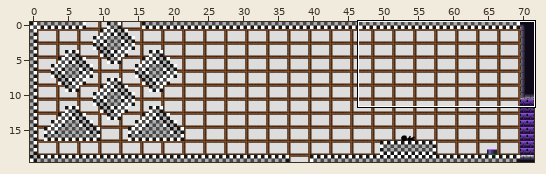
Two versions of a level (Tiled map, Assets/maps/HubRooms/2 - Lower Class Rooms/Great Hall.tmx). Above: a wide view before the commit, with the close-up outlined.
Close-up. The starting point:
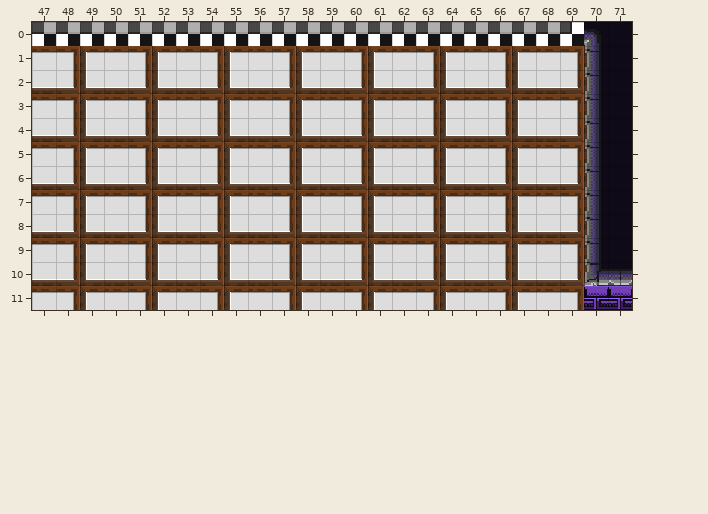
Cells are 16x16 px. Shown: x 47..71, y 0..11. The commit also changed other parts of the map, which this record leaves out.
The result:
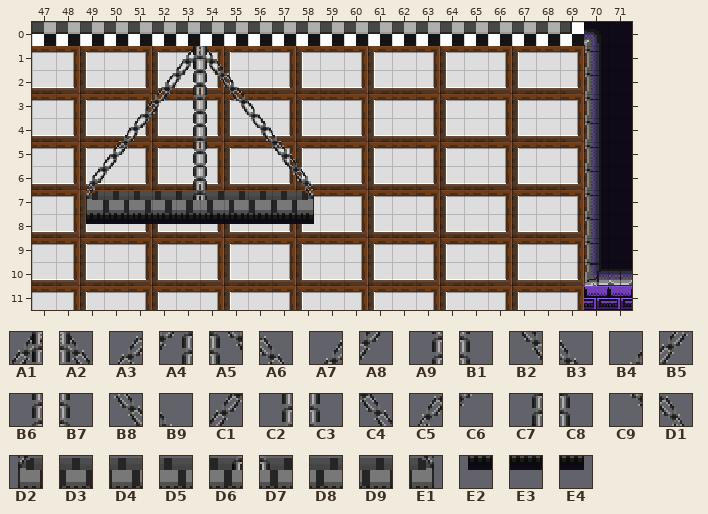
Key: from "LargeChandelier": A1 6, A2 7, A3 19, A4 20, A5 21, A6 22, A7 32, A8 33, A9 34, B1 35, B2 36, B3 37, B4 45, B5 46, B6 48, B7 49, B8 51, B9 52, C1 59, C2 62, C3 63, C4 66, C5 72, C6 73, C7 76, C8 77, C9 80, D1 81, D2 86, D3 87, D4 88, D5 89, D6 90, D7 91, D8 92, D9 93, E1 95, E2 100, E3 101, E4 109.
__ is an empty cell.
Tiles of an added or newly shown layer are drawn over the layers below it.
Difference:
Layer "chandelier" (added):
y 1: x 53..54 __ __ -> A1 A2
y 2: x 52..55 __ __ __ __ -> A3 A4 A5 A6
y 3: x 51..56 __ __ __ __ __ __ -> A7 A8 A9 B1 B2 B3
y 4: x 50..51 __ __ -> B4 B5; x 53..54 __ __ -> B6 B7; x 56..57 __ __ -> B8 B9
y 5: x 50 __ -> C1; x 53..54 __ __ -> C2 C3; x 57 __ -> C4
y 6: x 49..50 __ __ -> C5 C6; x 53..54 __ __ -> C7 C8; x 57..58 __ __ -> C9 D1
y 7: x 49..58 __ __ __ __ __ __ __ __ __ __ -> D2 D3 D4 D5 D6 D7 D8 D9 D3 E1
y 8: x 49..58 __ __ __ __ __ __ __ __ __ __ -> E2 E3 E3 E3 E3 E3 E3 E3 E3 E4
Pixel boxes of the changes (left, top, right, bottom) in both close-ups:
added: (86, 46, 314, 224)
